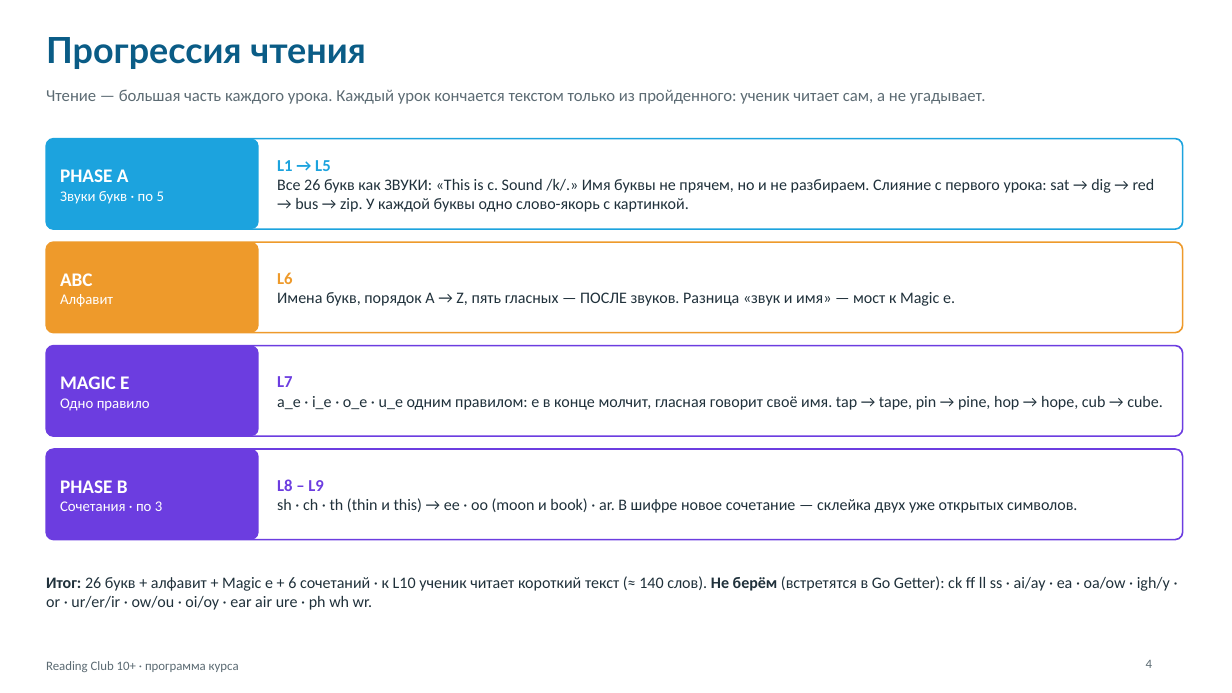
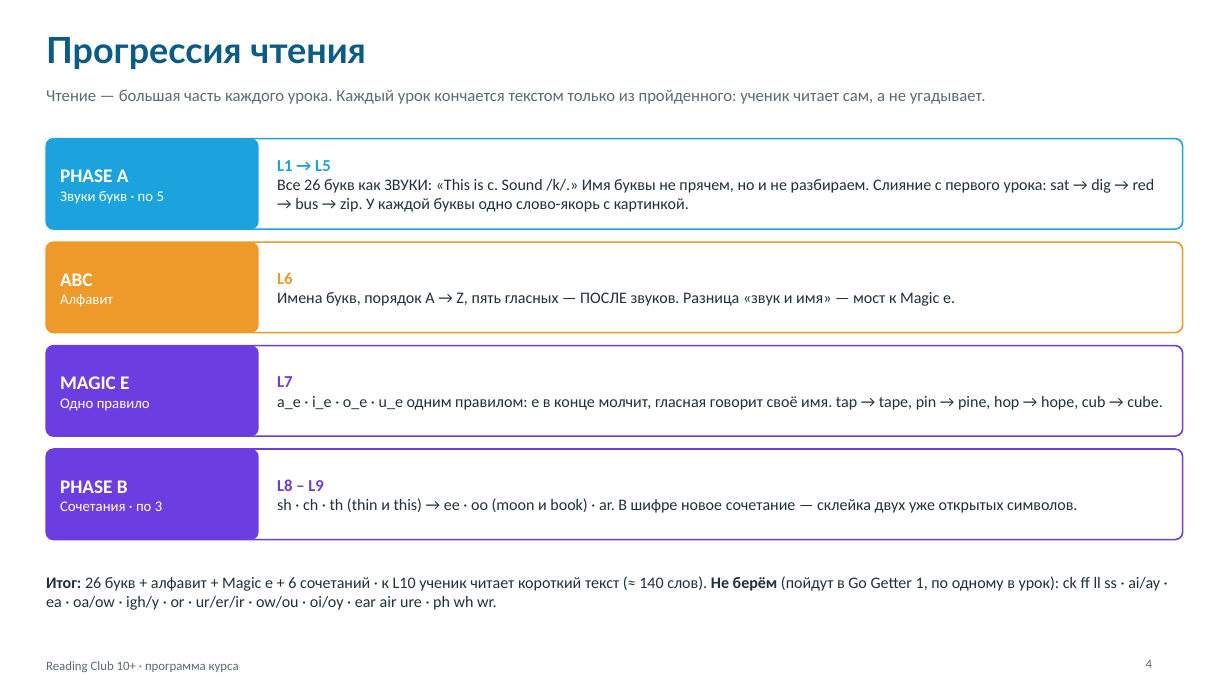
Before and after one commit to wowspeakschool-lang/classroom, a slide deck: slide 4 of builds/fonika_10_12/programma/Программа курса Reading Club 10+.pptx. Drawn at 1232x693 pixels with LibreOffice and Linux fonts; fonts in the diff are those of the drawing. Boxes give left, top, right and bottom in pixels: in the first picture for what was removed or moved away, otherwise in the second. Text is boxed around its words. In the diff, an @@ line names an element or a change of style, - is before the commit and + after.

```diff
--- a/builds/fonika_10_12/programma/Программа курса Reading Club 10+.pptx
+++ b/builds/fonika_10_12/programma/Программа курса Reading Club 10+.pptx
@@ text at (x1=46, y1=576, x2=1160, y2=610): text changed @@
-Итог: 26 букв + алфавит + Magic e + 6 сочетаний · к L10 ученик читает короткий текст (≈ 140 слов). Не берём (встретятся в Go Getter): ck ff ll ss · ai/ay · ea · oa/ow · igh/y · or · ur/er/ir · ow/ou · oi/oy · ear air ure · ph wh wr.
+Итог: 26 букв + алфавит + Magic e + 6 сочетаний · к L10 ученик читает короткий текст (≈ 140 слов). Не берём (пойдут в Go Getter 1, по одному в урок): ck ff ll ss · ai/ay · ea · oa/ow · igh/y · or · ur/er/ir · ow/ou · oi/oy · ear air ure · ph wh wr.
```
Also in this commit, not shown: 1 other slide changed, 3 other files.
